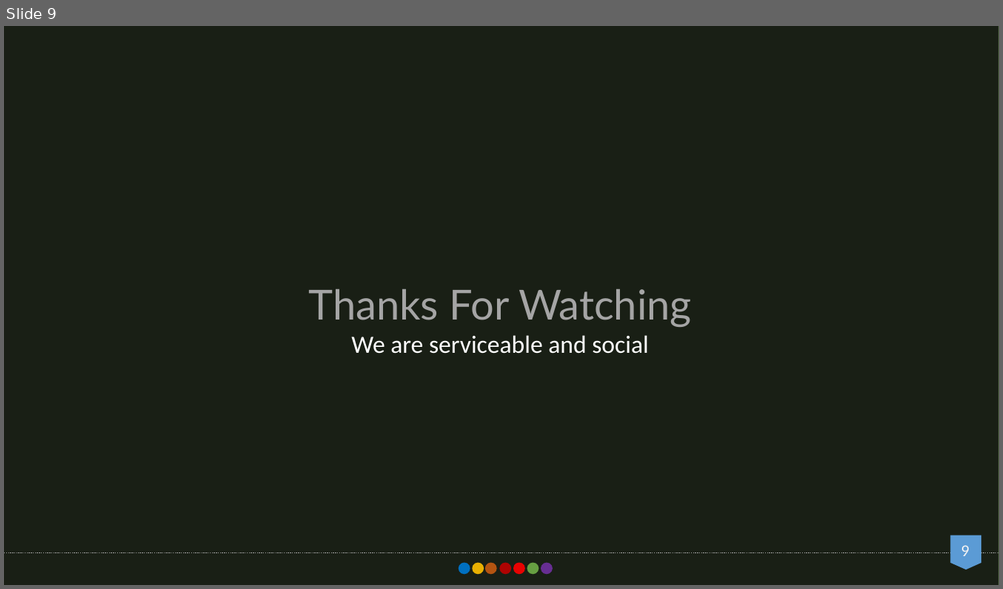
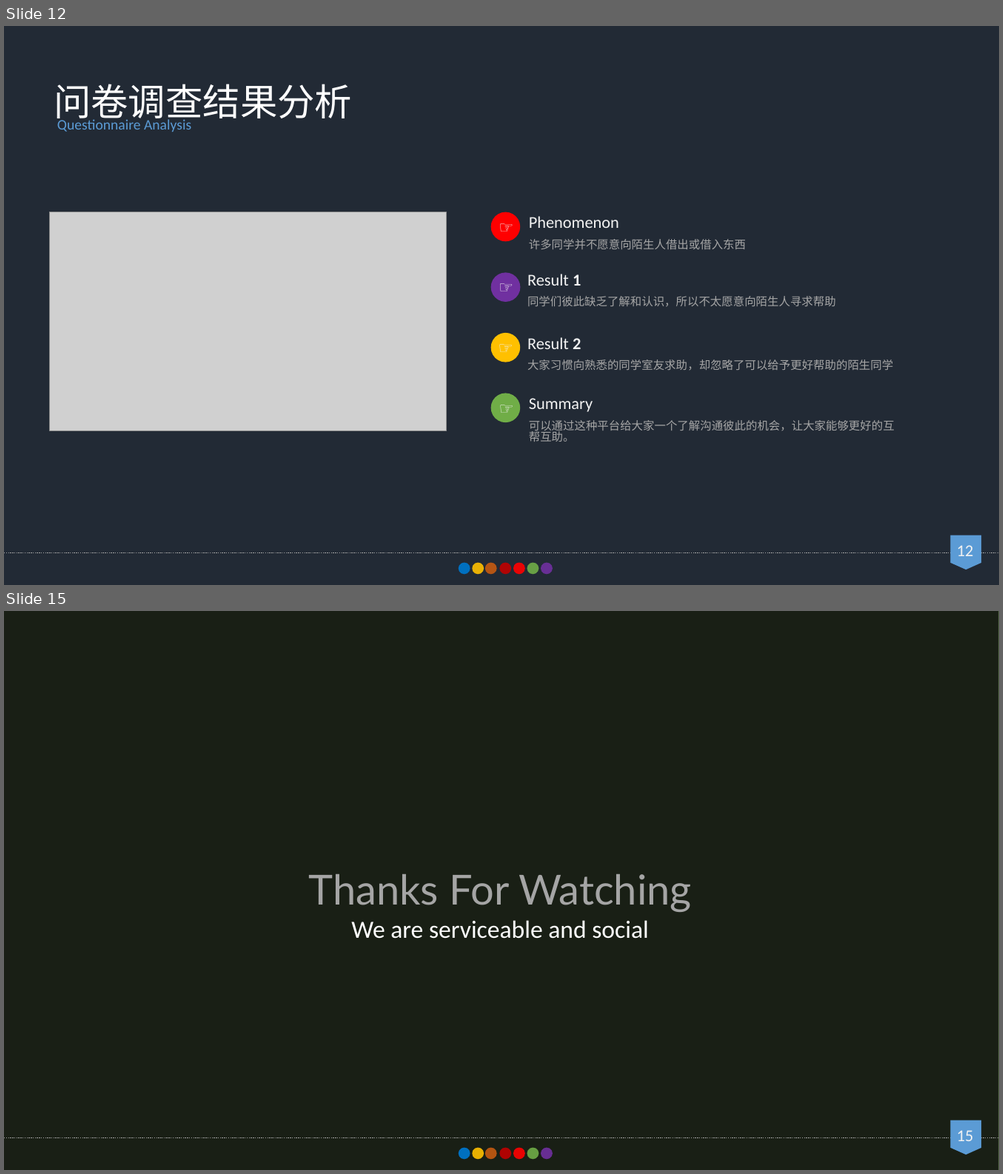
Before and after one commit to EndlessLethe/2017SITP, a slide deck: doc/3.6校园互借平台介绍.pptx. Shown one above the other, each under a label of ours: slide 9 before the commit, slides 12 and 15 after it; the slides between them are not shown. The pictures are 1003x589 and 1003x1174 pixels, drawn with LibreOffice and Linux fonts; fonts in the diff are those of the drawing; grey boxes stand for pictures. Boxes give left, top, right and bottom in pixels: in the first picture for what was removed or moved away, otherwise in the second. Text is boxed around its words. In the diff, an @@ line names an element or a change of style, - is before the commit and + after.

```diff
--- a/doc/3.6校园互借平台介绍.pptx
+++ b/doc/3.6校园互借平台介绍.pptx
@@ slide 12 added at [4,26,999,585], background #222A35 @@
@@ text added at [54,84,352,125], 36 pt, text #FFFFFF @@
+问卷调查结果分析
@@ text added at [57,117,191,132], 14 pt, text #5B9BD5 @@
+Questionnaire Analysis
@@ picture added at [50,212,446,432] @@
@@ ellipse added at [490,212,520,241], fill #FF0000 @@
@@ text added at [491,213,521,241], 16 pt, text #F2F2F2 @@
+☞
@@ text added at [529,216,745,249], 11 pt, text #A6A6A6 @@
+Phenomenon
+许多同学并不愿意向陌生人借出或借入东西
@@ ellipse added at [490,273,520,302], fill #7030A0 @@
@@ text added at [491,274,521,301], 16 pt, text #F2F2F2 @@
+☞
@@ text added at [527,274,836,307], 11 pt, text #A6A6A6 @@
+Result 1
+同学们彼此缺乏了解和认识，所以不太愿意向陌生人寻求帮助
@@ ellipse added at [490,333,520,363], fill #FFC000 @@
@@ text added at [490,334,520,362], 16 pt, text #F2F2F2 @@
+☞
@@ text added at [527,338,893,370], 11 pt, text #A6A6A6 @@
+Result 2
+大家习惯向熟悉的同学室友求助，却忽略了可以给予更好帮助的陌生同学
@@ ellipse added at [490,394,520,423], fill #70AD47 @@
@@ text added at [491,395,521,422], 16 pt, text #F2F2F2 @@
+☞
@@ text added at [529,398,894,442], 11 pt, text #A6A6A6 @@
+Summary
+可以通过这种平台给大家一个了解沟通彼此的机会，让大家能够更好的互帮互助。
@@ flow chart offpage connector added at [950,536,981,570], fill #5B9BD5 @@
@@ line added from (4, 554) to (999, 554), #A6A6A6 1 pt dashed @@
@@ page number added at [956,545,973,557], 16 pt, text #F2F2F2 @@
+12
@@ group added at [458,563,552,575]: 7 ellipses @@
@@ what was slide 9 is now slide 15 @@
@@ page number at [956,1130,973,1142]: text changed @@
-9
+15
```
Also in this commit, not shown: 1 slide changed, 5 other slides added, 1 other file.
